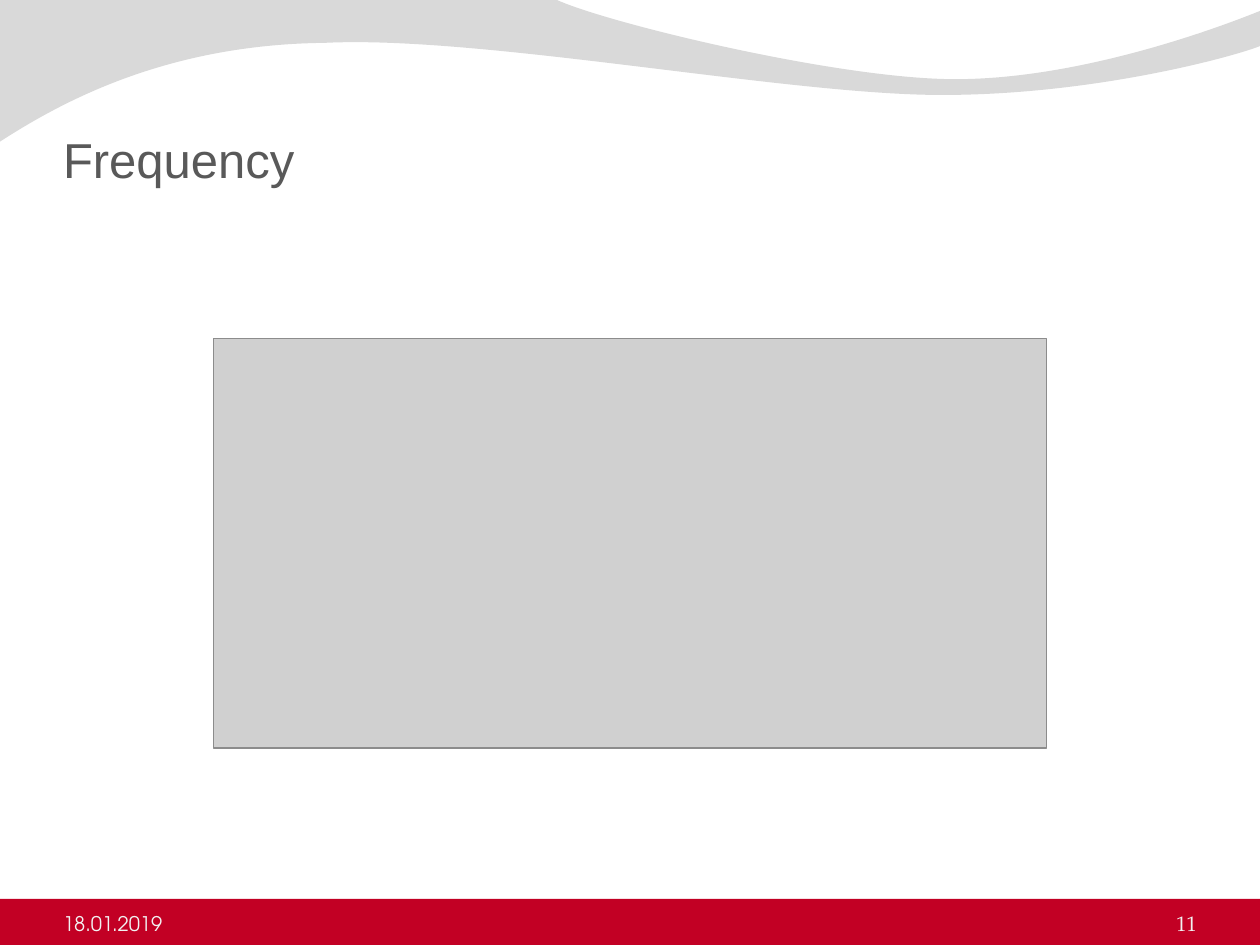
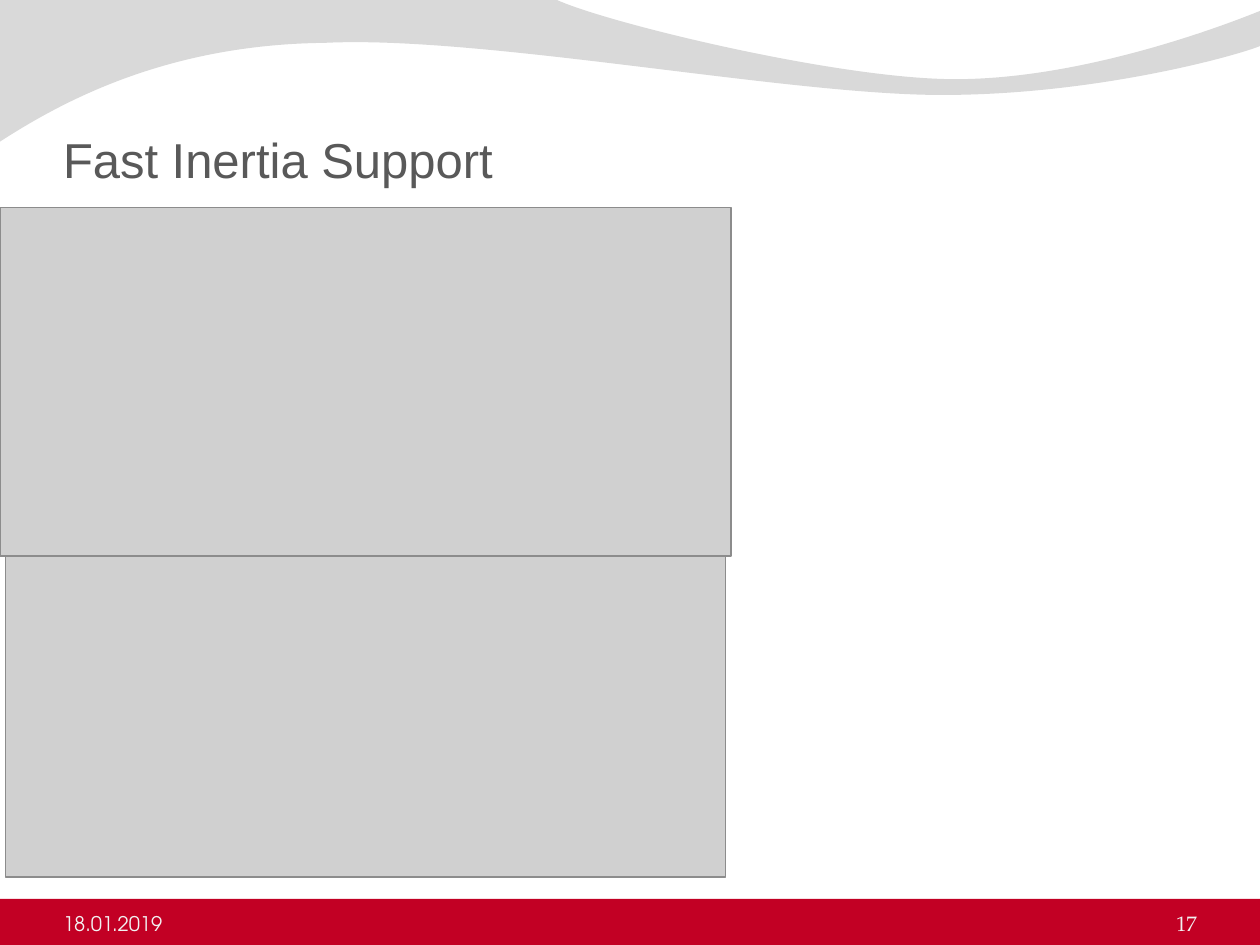
Before and after one commit to ErencanDuymaz/Research, a slide deck: slide 17 of Thesis/Thesis Defence/Erencan_Duymaz_thesis_defence.pptx (slide 11 before the commit). Drawn at 1260x945 pixels with LibreOffice and Linux fonts; fonts in the diff are those of the drawing; grey boxes stand for pictures; background and template pictures are left out. Boxes give left, top, right and bottom in pixels: in the first picture for what was removed or moved away, otherwise in the second. Text is boxed around its words. In the diff, an @@ line names an element or a change of style, - is before the commit and + after.

```diff
--- a/Thesis/Thesis Defence/Erencan_Duymaz_thesis_defence.pptx
+++ b/Thesis/Thesis Defence/Erencan_Duymaz_thesis_defence.pptx
@@ title at box(63, 142, 492, 188): text changed @@
-Frequency
+Fast Inertia Support
@@ picture: place and size @@
-picture at box(213, 339, 1046, 748)
+picture at box(0, 208, 731, 557)
@@ picture added at box(5, 534, 726, 877) @@
@@ page number at box(1176, 916, 1197, 931): text changed @@
-11
+17
```
Also in this commit, not shown: 9 other slides changed, 2 slides added, 1 slide removed, 10 other files.
